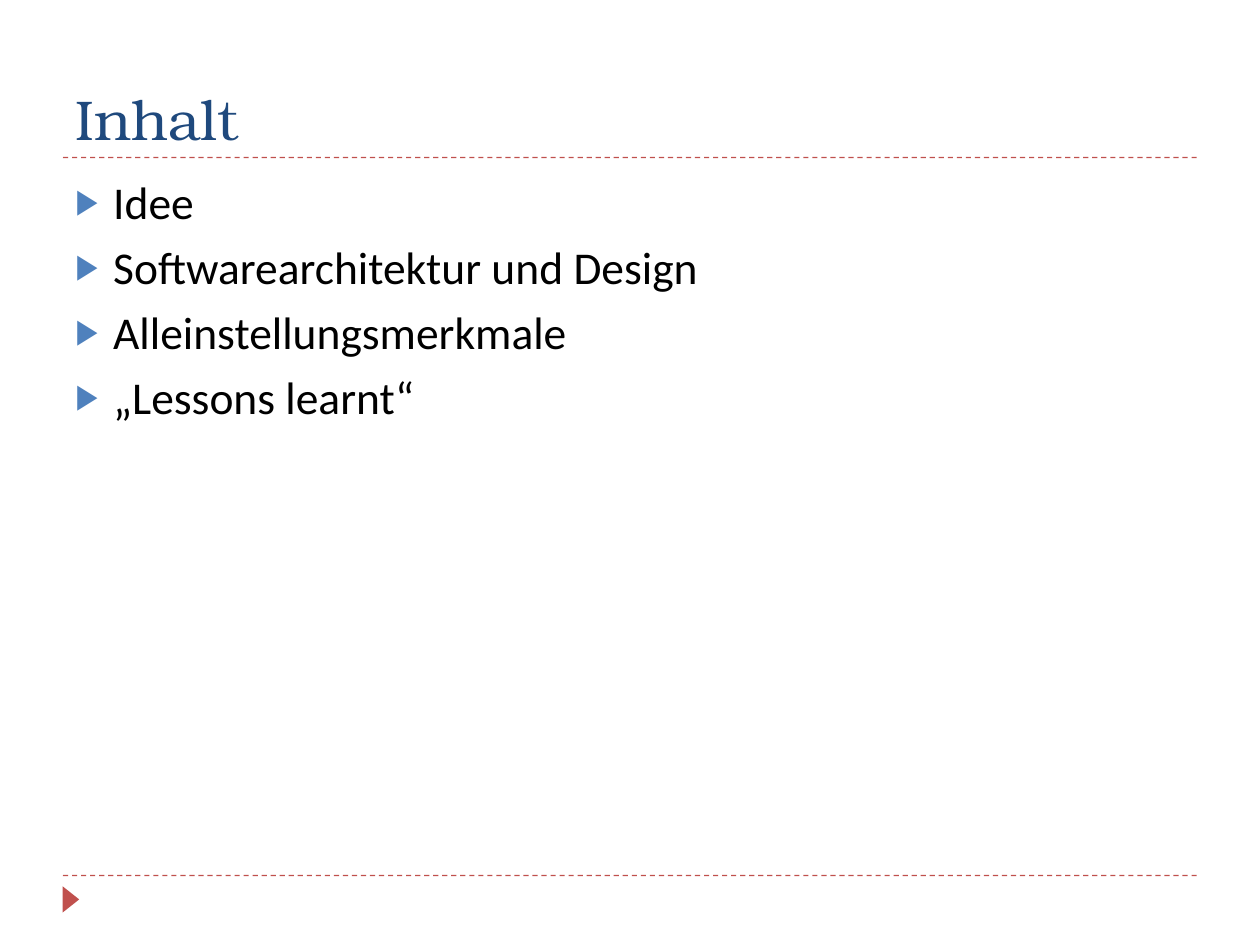
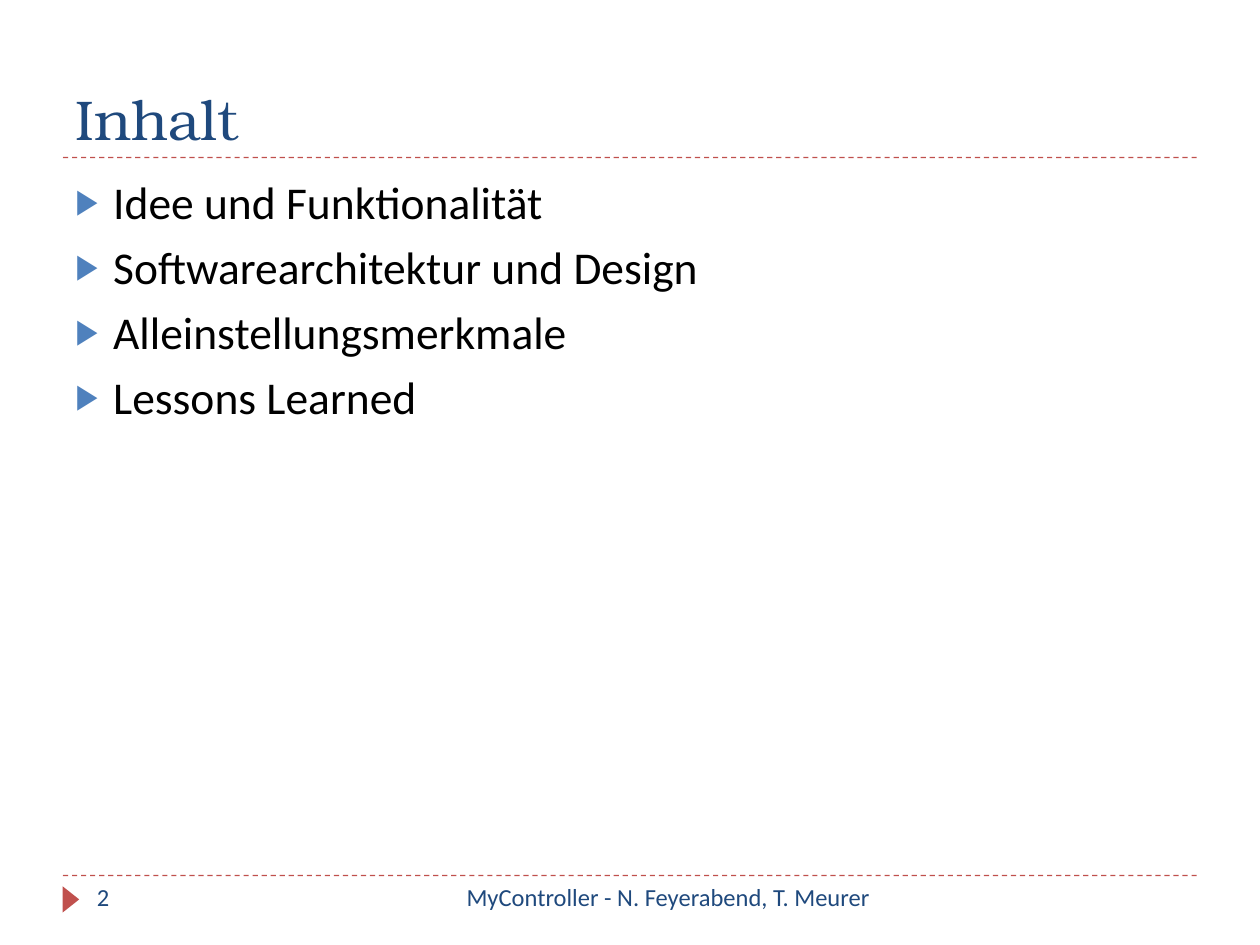
Before and after one commit to iBot/WP_SHC, a slide deck: slide 2 of dokumente/Präsentation/MyController.pptx. Drawn at 1260x945 pixels with LibreOffice and Linux fonts; fonts in the diff are those of the drawing. Boxes give left, top, right and bottom in pixels: in the first picture for what was removed or moved away, otherwise in the second. Text is boxed around its words. In the diff, an @@ line names an element or a change of style, - is before the commit and + after.

```diff
--- a/dokumente/Präsentation/MyController.pptx
+++ b/dokumente/Präsentation/MyController.pptx
@@ text at [113, 187, 542, 220]: text changed @@
-▶ Idee
+▶ Idee und Funktionalität
@@ text at [113, 382, 416, 415]: text changed @@
-▶ „Lessons learnt“
+▶ Lessons Learned
@@ page number added at [97, 890, 109, 906], 14 pt, text #1F497D @@
+2
@@ text added at [467, 889, 869, 910], 14 pt, text #1F497D @@
+MyController - N. Feyerabend, T. Meurer
```
Also in this commit, not shown: 6 other slides changed, 12 slides added, 1 slide removed, 1 other file.
